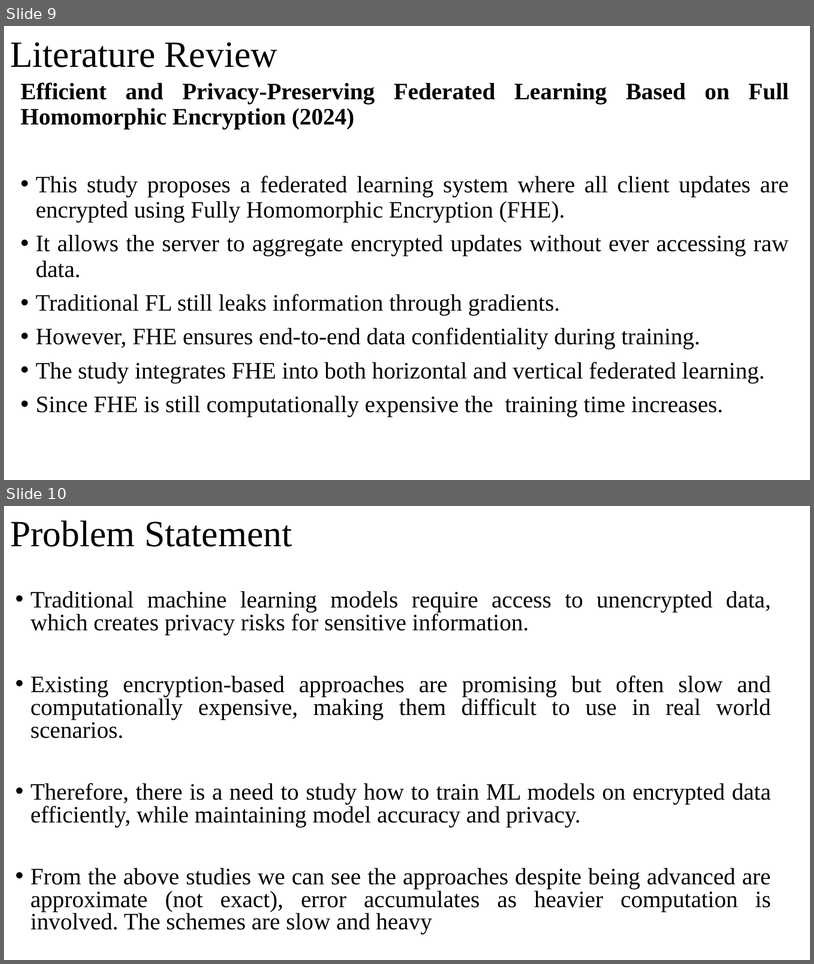
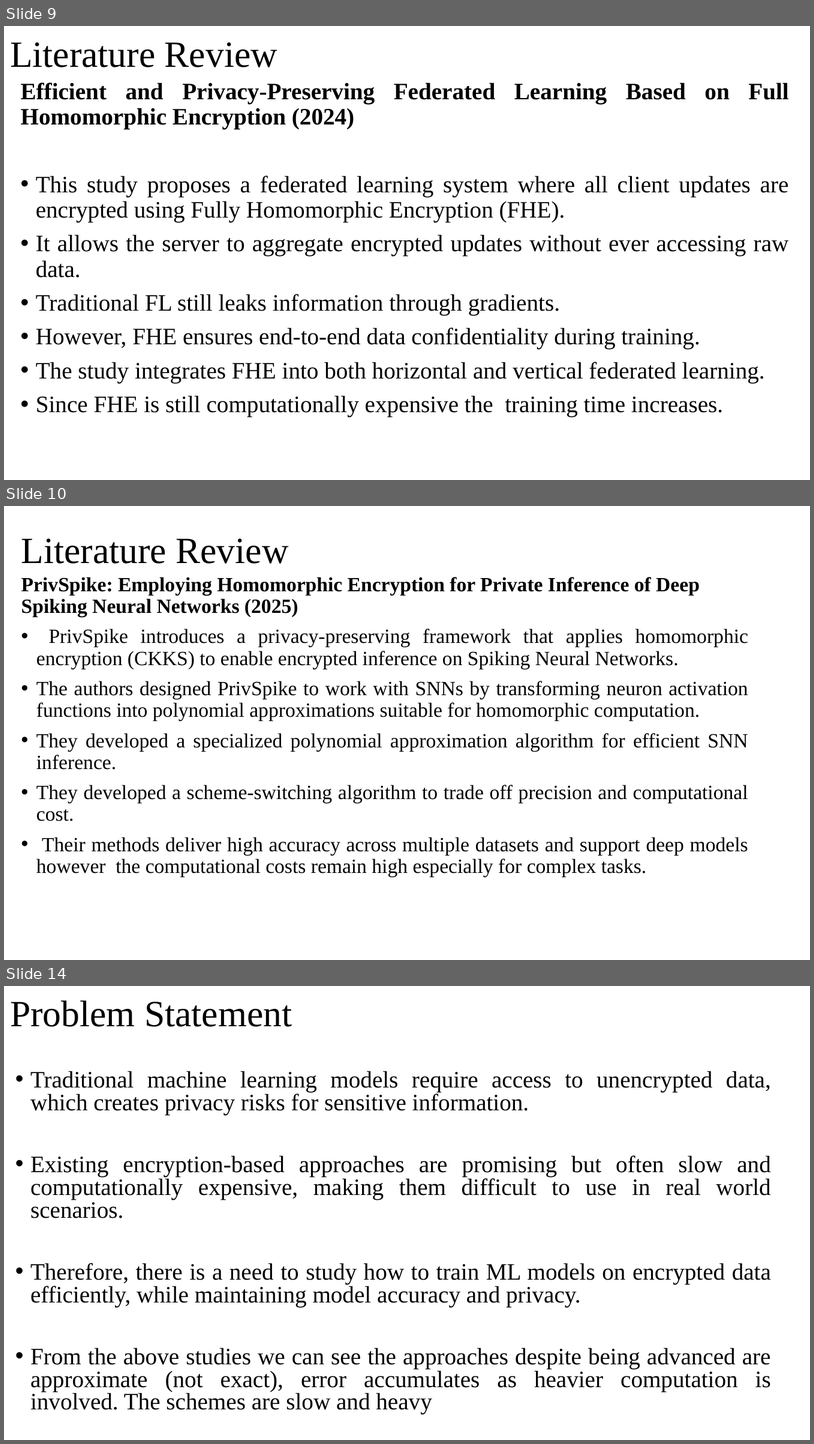
Before and after one commit to pallavi15singh/Privacy-preserving-machine-learning-, a slide deck: pbl (1).pptx. Shown one above the other, each under a label of ours: slides 9 and 10 before the commit, slides 9, 10 and 14 after it; the slides between them are not shown. The pictures are 814x964 and 814x1444 pixels, drawn with LibreOffice and Linux fonts; fonts in the diff are those of the drawing. Boxes give left, top, right and bottom in pixels: in the first picture for what was removed or moved away, otherwise in the second. Text is boxed around its words. In the diff, an @@ line names an element or a change of style, - is before the commit and + after.

```diff
--- a/pbl (1).pptx
+++ b/pbl (1).pptx
@@ slide 10 added at <box>4,506,810,960</box>, background #FFFFFF @@
@@ title added at <box>21,538,289,564</box>, 44 pt, text #000000 @@
+Literature Review
@@ text added at <box>21,577,749,876</box>, 24 pt, text #000000 @@
+PrivSpike: Employing Homomorphic Encryption for Private Inference of Deep Spiking Neural Networks (2025)
+• PrivSpike introduces a privacy-preserving framework that applies homomorphic encryption (CKKS) to enable encrypted inference on Spiking Neural Networks.
+• The authors designed PrivSpike to work with SNNs by transforming neuron activation functions into polynomial approximations suitable for homomorphic computation.
+• They developed a specialized polynomial approximation algorithm for efficient SNN inference.
+• They developed a scheme-switching algorithm to trade off precision and computational cost.
+• Their methods deliver high accuracy across multiple datasets and support deep models however the computational costs remain high especially for complex tasks.
@@ what was slide 10 is now slide 14 @@
```
Also in this commit, not shown: 5 other slides added.
